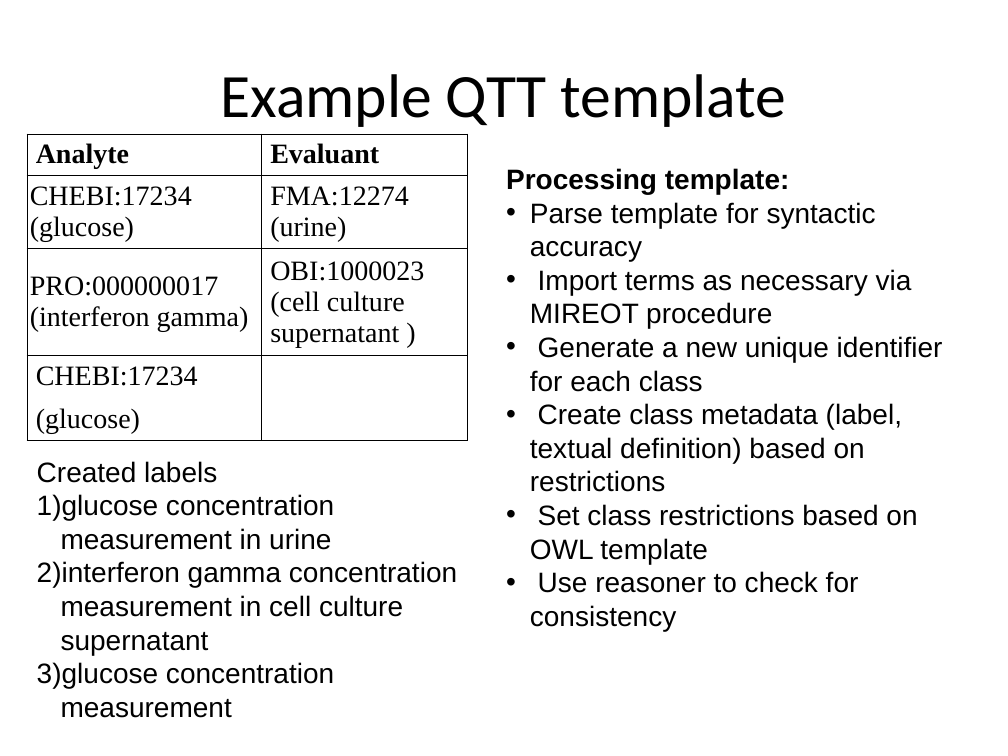
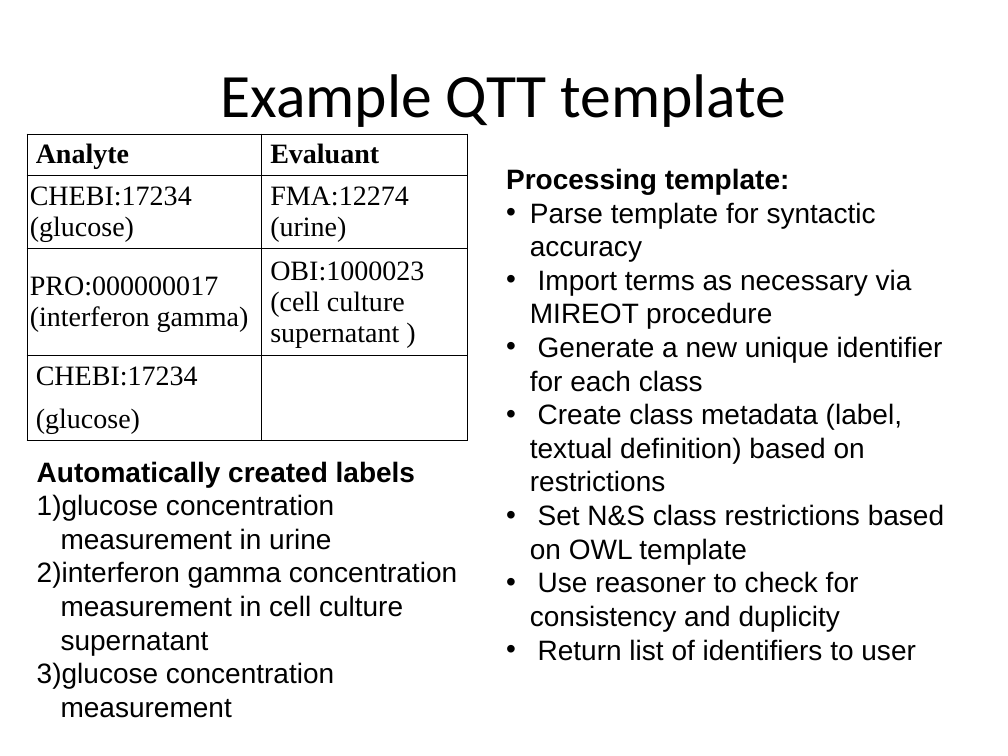
Before and after one commit to jamesaoverton/obi-backup, a slide deck: slide 10 of docs/papers/QuickTerms_ICBO2009/QuickTerm-Template-ICBO presentation.ppt (slide 11 before the commit). Drawn at 1008x756 pixels with LibreOffice and Linux fonts; fonts in the diff are those of the drawing. Boxes give left, top, right and bottom in pixels: in the first picture for what was removed or moved away, otherwise in the second. Text is boxed around its words. In the diff, an @@ line names an element or a change of style, - is before the commit and + after.

```diff
--- a/docs/papers/QuickTerms_ICBO2009/QuickTerm-Template-ICBO presentation.ppt
+++ b/docs/papers/QuickTerms_ICBO2009/QuickTerm-Template-ICBO presentation.ppt
@@ text at [37, 461, 415, 487]: text changed; bold on @@
-Created labels
+Automatically created labels
@@ text at [530, 504, 944, 661]: text changed @@
-• Set class restrictions based on OWL template
-• Use reasoner to check for consistency
+• Set N&S class restrictions based on OWL template
+• Use reasoner to check for consistency and duplicity
+• Return list of identifiers to user
```
Also in this commit, not shown: 3 other slides changed.
